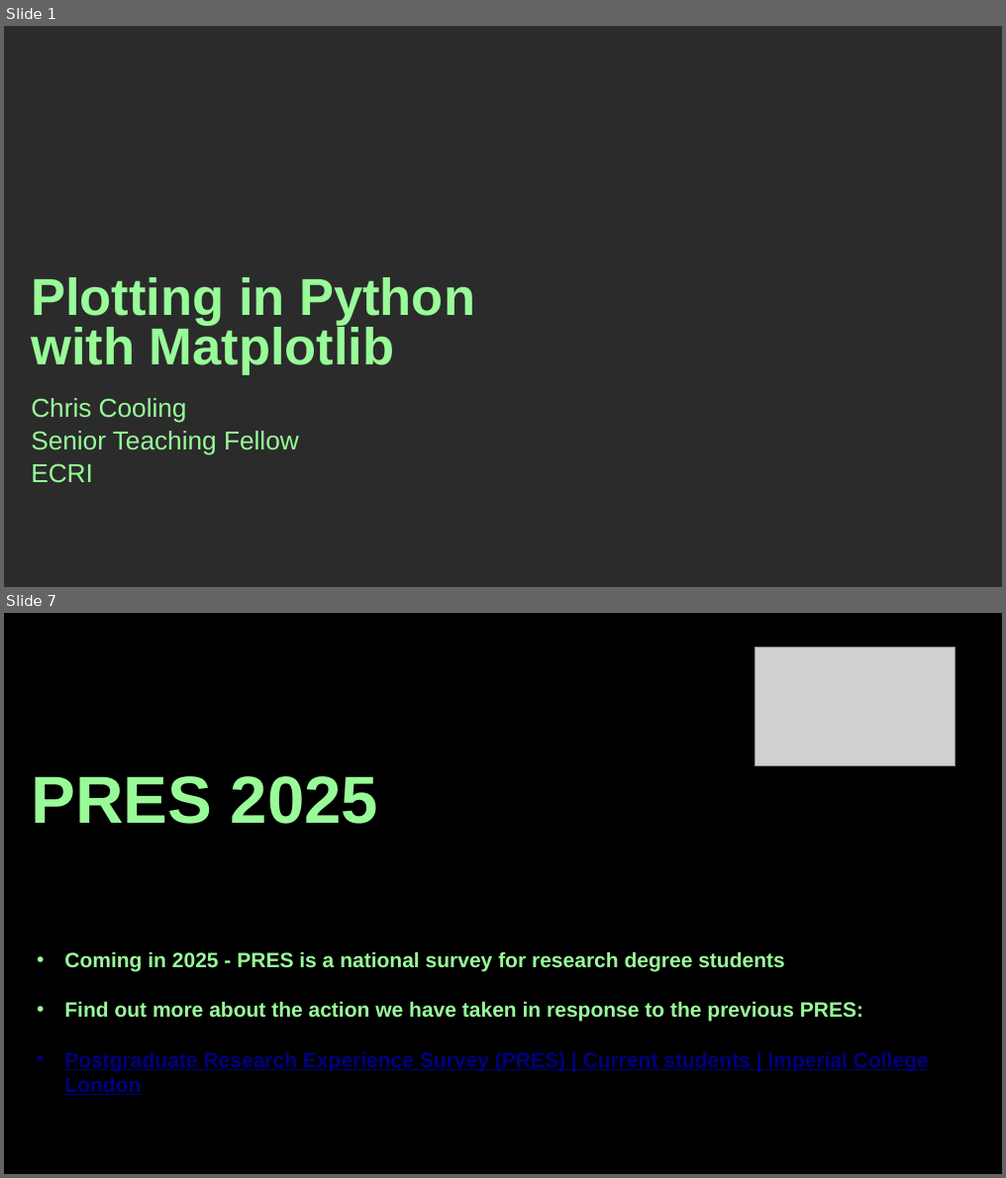
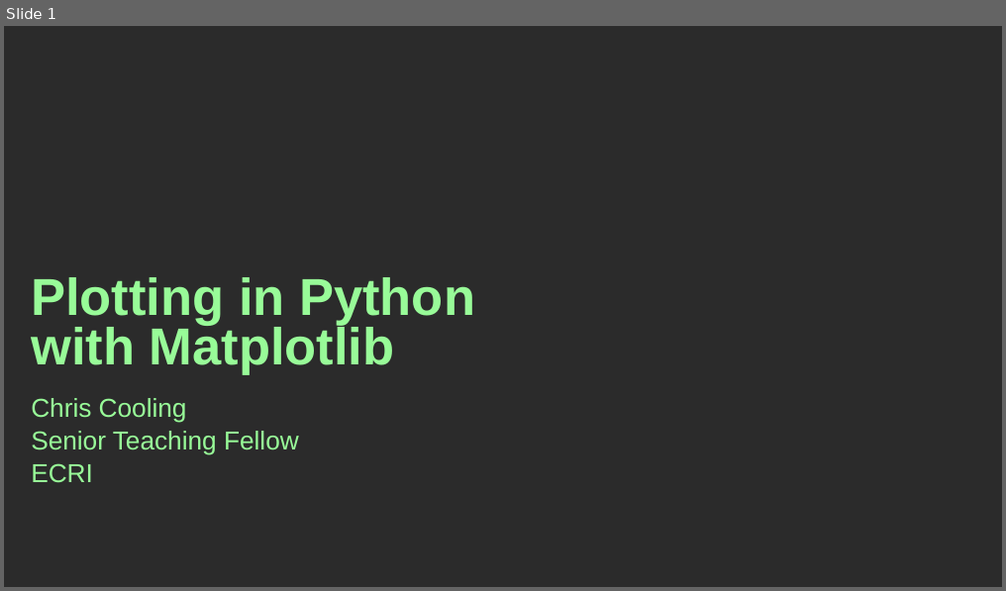
Before and after one commit to ImperialCollegeLondon/RCDS-plotting-in-python-with-matplotlib, a slide deck: Plotting in Python with Matplotlib Slides.pptx. Shown one above the other, each under a label of ours: slides 1 and 7 before the commit, slide 1 after it; the slides between them are not shown. The pictures are 1006x1178 and 1006x591 pixels, drawn with LibreOffice and Linux fonts; fonts in the diff are those of the drawing; grey boxes stand for pictures; background and template pictures are left out; a plain dark background stands for a picture behind light text. Boxes give left, top, right and bottom in pixels: in the first picture for what was removed or moved away, otherwise in the second. Text is boxed around its words. In the diff, an @@ line names an element or a change of style, - is before the commit and + after.

Commit message:
Updated PRES slide

```diff
--- a/Plotting in Python with Matplotlib Slides.pptx
+++ b/Plotting in Python with Matplotlib Slides.pptx
@@ slide 7 removed at <box>4,613,1002,1174</box>, background #000000 @@
@@ picture removed at <box>754,648,955,765</box> @@
@@ title removed at <box>31,776,378,824</box> @@
-PRES 2025
@@ text removed at <box>64,952,929,1095</box> @@
-• Coming in 2025 - PRES is a national survey for research degree students
-• Find out more about the action we have taken in response to the previous PRES:
-• Postgraduate Research Experience Survey (PRES) | Current students | Imperial College London
@@ text removed at <box>31,1094,490,1148</box> @@
-Presentation Title
-DD/MM/YYYY
```
Also in this commit, not shown: 5 slides changed, 1 slide added.
